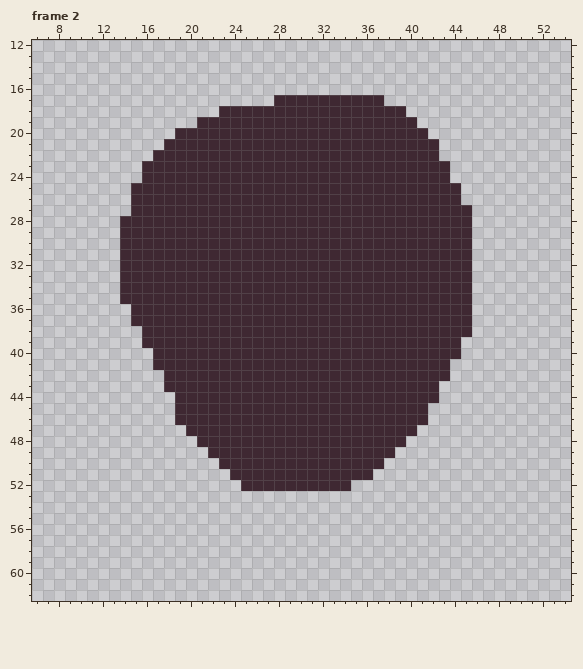
Pixel-art file, stored at art-source/asteroid.ase. The picture above is the old version.
64x64 pixels, 4 frames. Shown: frame 2: x 6..54, y 12..62. The commit also changed other frames, which this record leaves out.
New version:
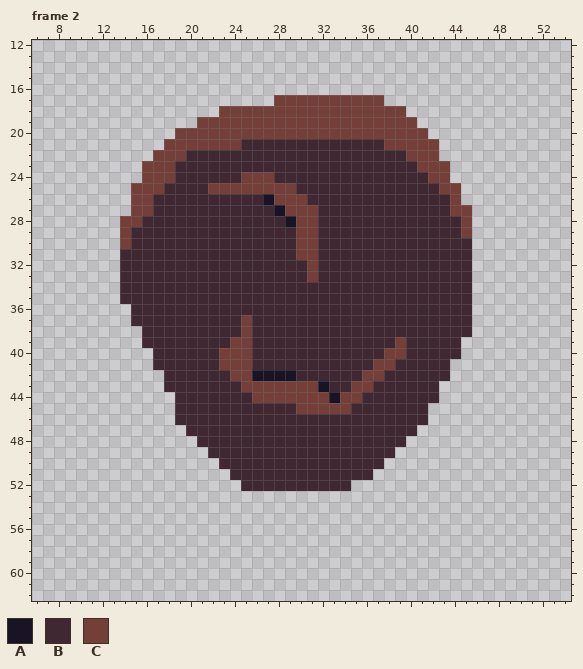
Palette (. is transparent): A #181425  B #3f2832  C #743f39
Author's note on the commit: add score message, painted asteroids
Difference:
--- frame 2
@@ x 6..54 @@
 16 .................................................
-17 ......................BBBBBBBBBB.................
-18 .................BBBBBBBBBBBBBBBBB...............
-19 ...............BBBBBBBBBBBBBBBBBBBB..............
-20 .............BBBBBBBBBBBBBBBBBBBBBBB.............
-21 ............BBBBBBBBBBBBBBBBBBBBBBBBB............
-22 ...........BBBBBBBBBBBBBBBBBBBBBBBBBB............
-23 ..........BBBBBBBBBBBBBBBBBBBBBBBBBBBB...........
-24 ..........BBBBBBBBBBBBBBBBBBBBBBBBBBBB...........
-25 .........BBBBBBBBBBBBBBBBBBBBBBBBBBBBBB..........
-26 .........BBBBBBBBBBBBBBBBBBBBBBBBBBBBBB..........
-27 .........BBBBBBBBBBBBBBBBBBBBBBBBBBBBBBB.........
-28 ........BBBBBBBBBBBBBBBBBBBBBBBBBBBBBBBB.........
-29 ........BBBBBBBBBBBBBBBBBBBBBBBBBBBBBBBB.........
-30 ........BBBBBBBBBBBBBBBBBBBBBBBBBBBBBBBB.........
-31 ........BBBBBBBBBBBBBBBBBBBBBBBBBBBBBBBB.........
-32 ........BBBBBBBBBBBBBBBBBBBBBBBBBBBBBBBB.........
-33 ........BBBBBBBBBBBBBBBBBBBBBBBBBBBBBBBB.........
+17 ......................CCCCCCCCCC.................
+18 .................CCCCCCCCCCCCCCCCC...............
+19 ...............CCCCCCCCCCCCCCCCCCCC..............
+20 .............CCCCCCCCCCCCCCCCCCCCCCC.............
+21 ............CCCCCCCBBBBBBBBBBBBBCCCCC............
+22 ...........CCCBBBBBBBBBBBBBBBBBBBBCCC............
+23 ..........CCCBBBBBBBBBBBBBBBBBBBBBBCCC...........
+24 ..........CCCBBBBBBCCCBBBBBBBBBBBBBBCC...........
+25 .........CCCBBBBCCCCCCCCBBBBBBBBBBBBBCC..........
+26 .........CCBBBBBBBBBBACCCBBBBBBBBBBBBBC..........
+27 .........CCBBBBBBBBBBBACCCBBBBBBBBBBBBCC.........
+28 ........CCBBBBBBBBBBBBBACCBBBBBBBBBBBBBC.........
+29 ........CBBBBBBBBBBBBBBBCCBBBBBBBBBBBBBC.........
+30 ........CBBBBBBBBBBBBBBBCCBBBBBBBBBBBBBB.........
+31 ........BBBBBBBBBBBBBBBBCCBBBBBBBBBBBBBB.........
+32 ........BBBBBBBBBBBBBBBBBCBBBBBBBBBBBBBB.........
+33 ........BBBBBBBBBBBBBBBBBCBBBBBBBBBBBBBB.........
 34 ........BBBBBBBBBBBBBBBBBBBBBBBBBBBBBBBB.........
@@ x 21..41 @@
 36 BBBBBBBBBBBBBBBBBBBBB
-37 BBBBBBBBBBBBBBBBBBBBB
-38 BBBBBBBBBBBBBBBBBBBBB
-39 BBBBBBBBBBBBBBBBBBBBB
-40 BBBBBBBBBBBBBBBBBBBBB
-41 BBBBBBBBBBBBBBBBBBBBB
-42 BBBBBBBBBBBBBBBBBBBBB
-43 BBBBBBBBBBBBBBBBBBBBB
-44 BBBBBBBBBBBBBBBBBBBBB
-45 BBBBBBBBBBBBBBBBBBBBB
+37 BBBBCBBBBBBBBBBBBBBBB
+38 BBBBCBBBBBBBBBBBBBBBB
+39 BBBCCBBBBBBBBBBBBBCBB
+40 BBCCCBBBBBBBBBBBBCCBB
+41 BBCCCBBBBBBBBBBBCCBBB
+42 BBBCCAAAABBBBBBCCBBBB
+43 BBBBCCCCCCCABBCCBBBBB
+44 BBBBBCCCCCCCACCBBBBBB
+45 BBBBBBBBBCCCCCBBBBBBB
 46 BBBBBBBBBBBBBBBBBBBBB
